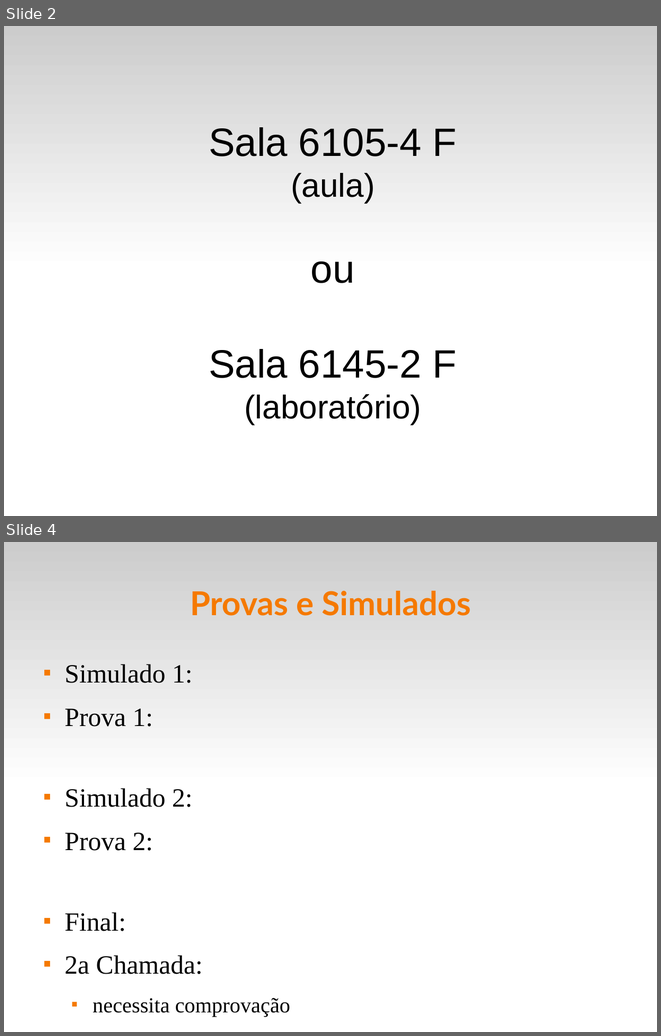
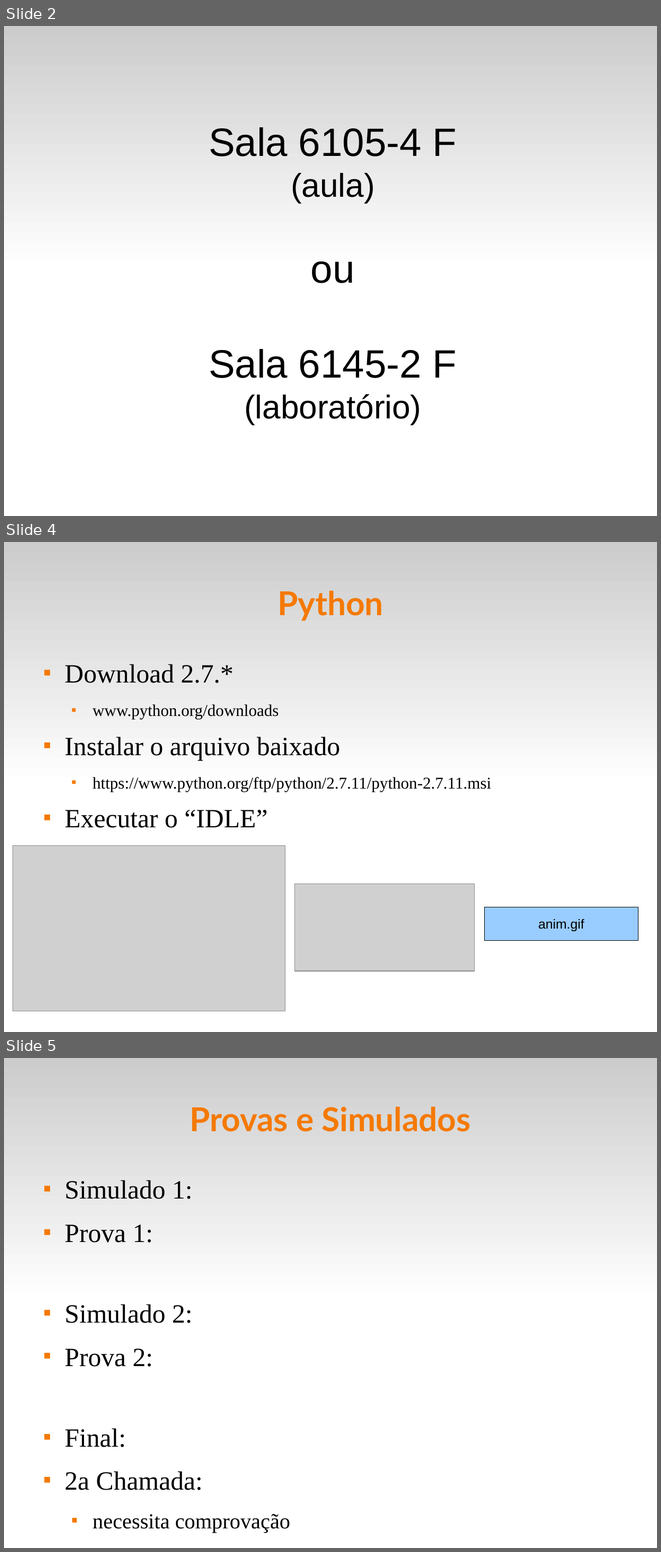
Before and after one commit to fsantanna-uerj/IPD, a slide deck: slides/ipd-00.odp. Shown one above the other, each under a label of ours: slides 2 and 4 before the commit, slides 2, 4 and 5 after it; the slides between them are not shown. The pictures are 661x1036 and 661x1552 pixels, drawn with LibreOffice and Linux fonts; fonts in the diff are those of the drawing; grey boxes stand for pictures. Boxes give left, top, right and bottom in pixels: in the first picture for what was removed or moved away, otherwise in the second. Text is boxed around its words. In the diff, an @@ line names an element or a change of style, - is before the commit and + after.

```diff
--- a/slides/ipd-00.odp
+++ b/slides/ipd-00.odp
@@ slide 4 added at (4,542,657,1032), background #FFFFFF; not listed: 1 template element that a slide beside it also shows @@
@@ title added at (277,591,383,621), 40 pt, text #F57900, bold @@
+Python
@@ text added at (64,664,491,828), 20 pt, text #000000 @@
+■ Download 2.7.*
+  ■ www.python.org/downloads
+■ Instalar o arquivo baixado
+  ■ https://www.python.org/ftp/python/2.7.11/python-2.7.11.msi
+■ Executar o “IDLE”
@@ picture added at (12,845,285,1011) @@
@@ picture added at (295,884,475,971) @@
@@ rectangle added at (485,907,638,940), fill #99CCFF, outline #000000 0 pt, 16 pt, text #000000 @@
+anim.gif
@@ what was slide 4 is now slide 5 @@
```
Also in this commit, not shown: 4 slides changed, 2 other files.
